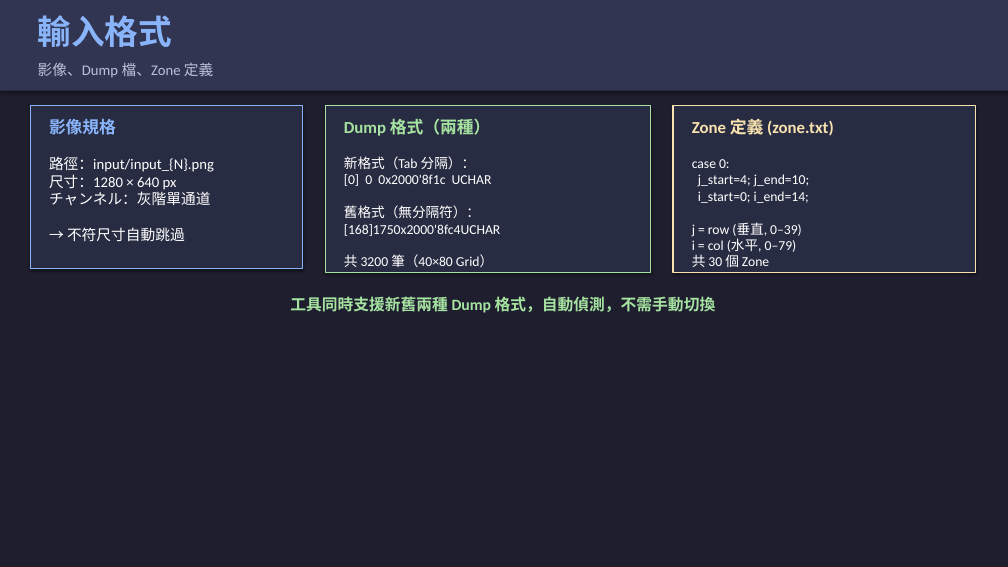
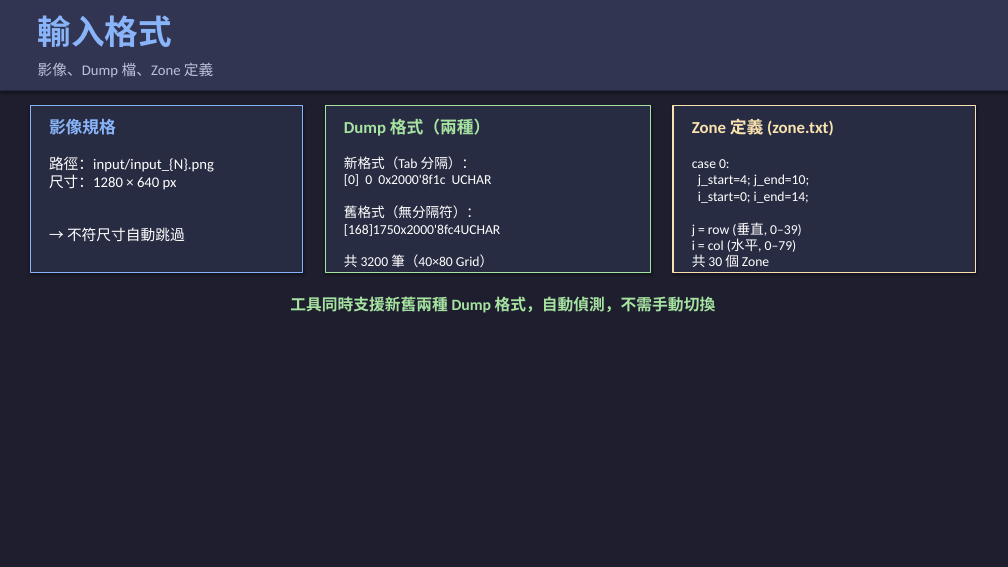
Before and after one commit to 1245eric/local-dimming-validator, a slide deck: slide 8 of local_dimming_intro.pptx (slide 5 before the commit). Drawn at 1008x567 pixels with LibreOffice and Linux fonts; fonts in the diff are those of the drawing. Boxes give left, top, right and bottom in pixels: in the first picture for what was removed or moved away, otherwise in the second. Text is boxed around its words. In the diff, an @@ line names an element or a change of style, - is before the commit and + after.

```diff
--- a/local_dimming_intro.pptx
+++ b/local_dimming_intro.pptx
@@ text at [49, 157, 214, 241]: text changed @@
-路徑：input/input_{N}.png
-尺寸：1280 × 640 px
-チャンネル：灰階單通道
-→ 不符尺寸自動跳過
+路徑：input/input_{N}.png
+尺寸：1280 × 640 px
+→ 不符尺寸自動跳過
```
Also in this commit, not shown: 3 other slides changed, 4 slides added, 2 other files.
